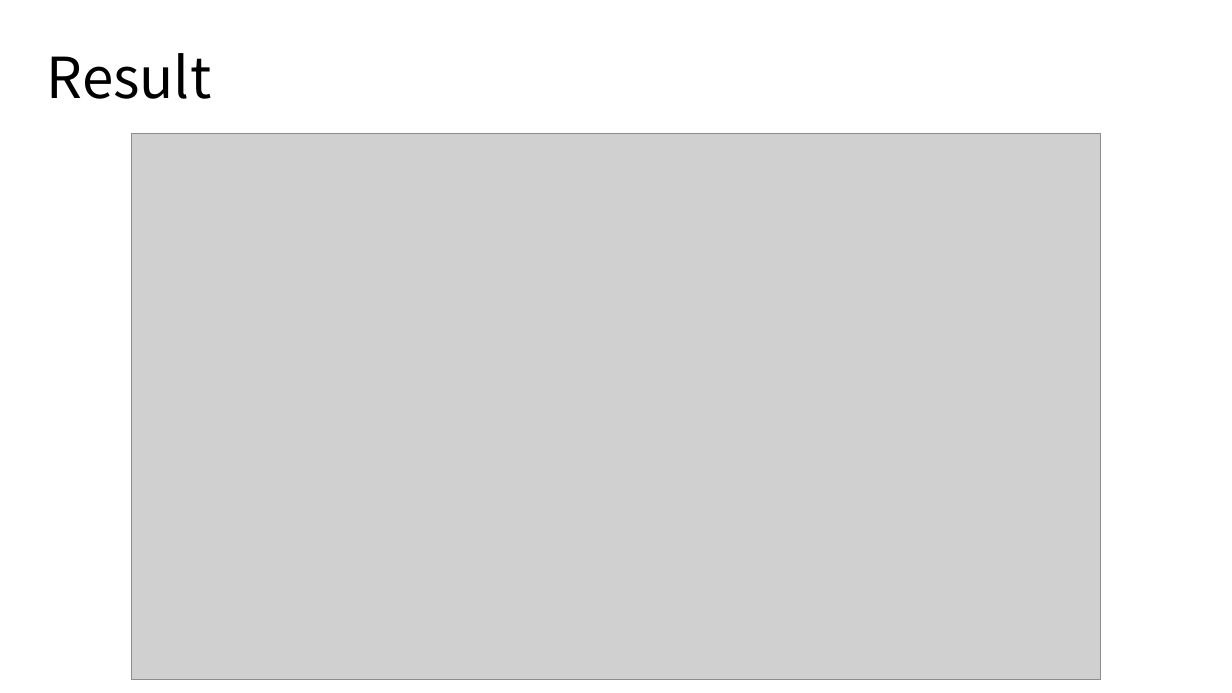
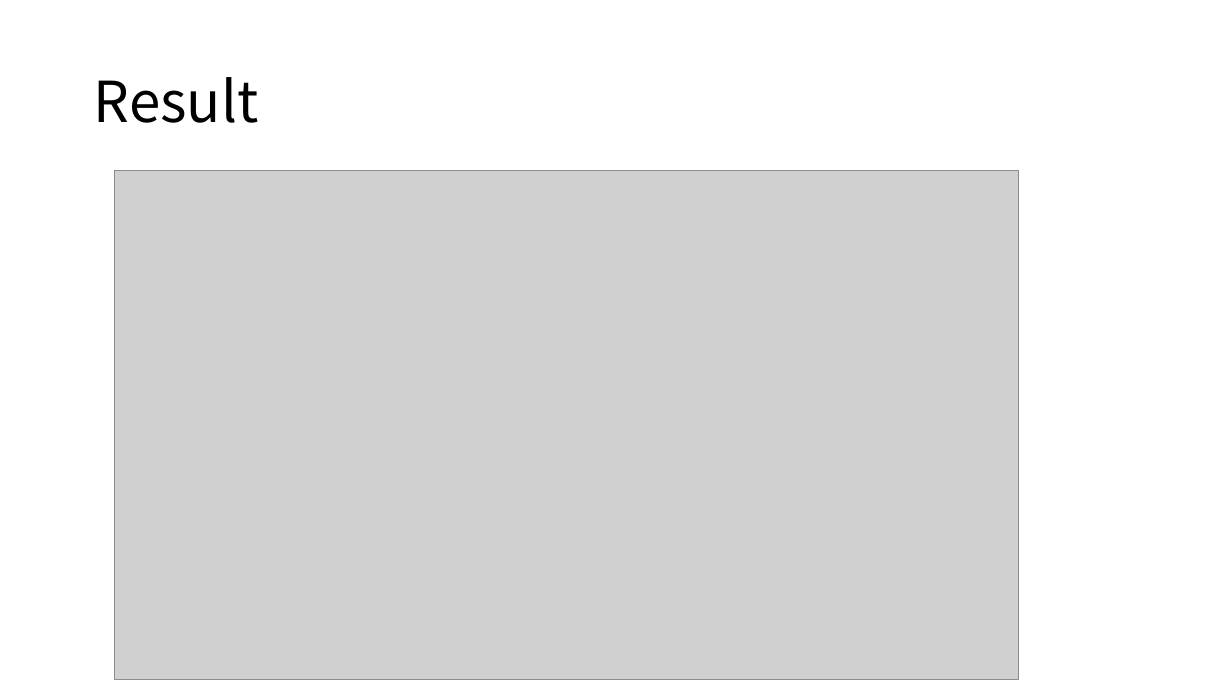
Before and after one commit to Wk-P/Routing-Monitor-Docker-Request, a slide deck: slide 12 of temp/temp.pptx (slide 3 before the commit). Drawn at 1232x693 pixels with LibreOffice and Linux fonts; fonts in the diff are those of the drawing; grey boxes stand for pictures. Boxes give left, top, right and bottom in pixels: in the first picture for what was removed or moved away, otherwise in the second. Text is boxed around its words. In the diff, an @@ line names an element or a change of style, - is before the commit and + after.

Commit message:
update files

```diff
--- a/temp/temp.pptx
+++ b/temp/temp.pptx
@@ title "Result": place and size @@
-title "Result" at <box>47,53,212,99</box>
+title "Result" at <box>94,77,259,123</box>
@@ picture: place and size @@
-picture at <box>131,134,1101,679</box>
+picture at <box>115,171,1019,679</box>
```
Also in this commit, not shown: 6 slides added, 1 slide removed.
